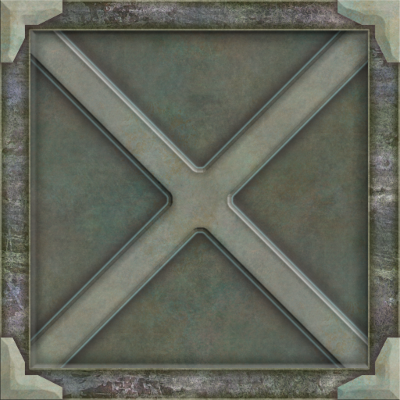
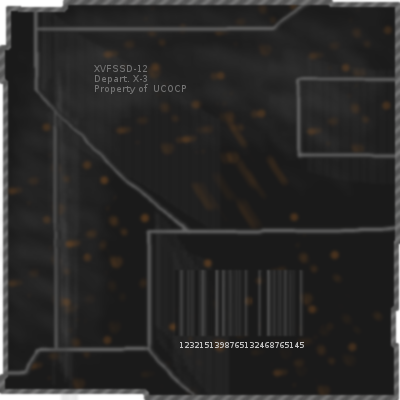
Two versions of the same layered image (w=400, h=400). Layer-by-layer changes:
removed layer "Pasted Layer" over [0, 0, 400, 400]
added layer "XVFSSD-12 ..." above "1232151398765132468765145 ..." over [94, 65, 186, 94]
added layer "1232151398765132468765145 ..." above "crate.png" over [180, 342, 304, 348]
painted on "crate.png" over [0, 0, 400, 400]
